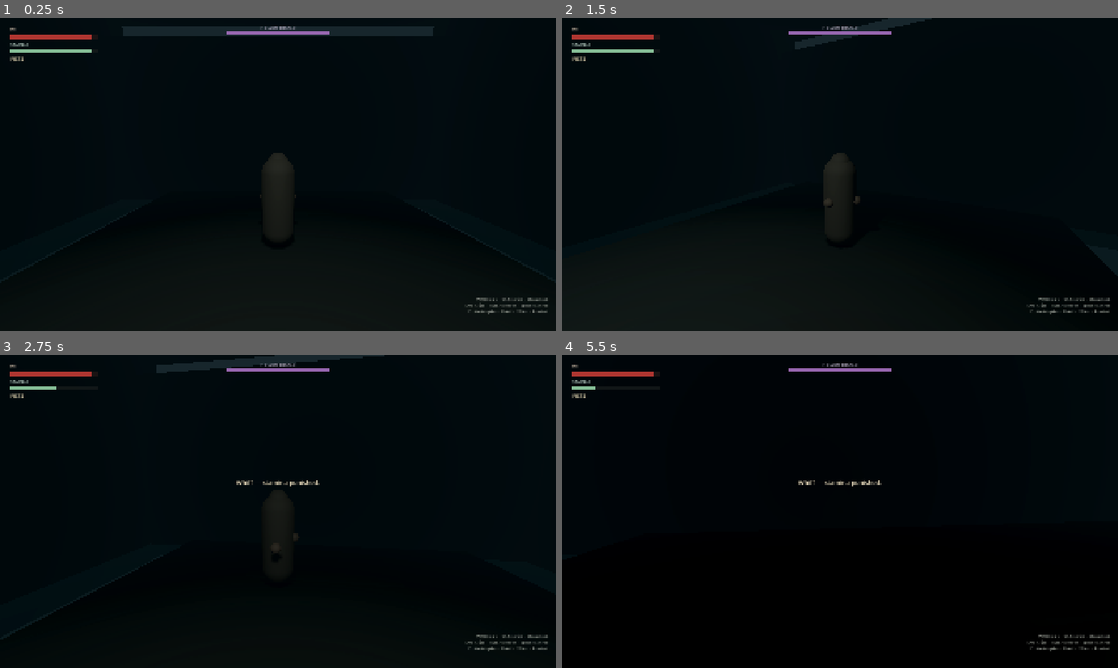
Above: before the commit, frames 1-4 (two rows, left to right).
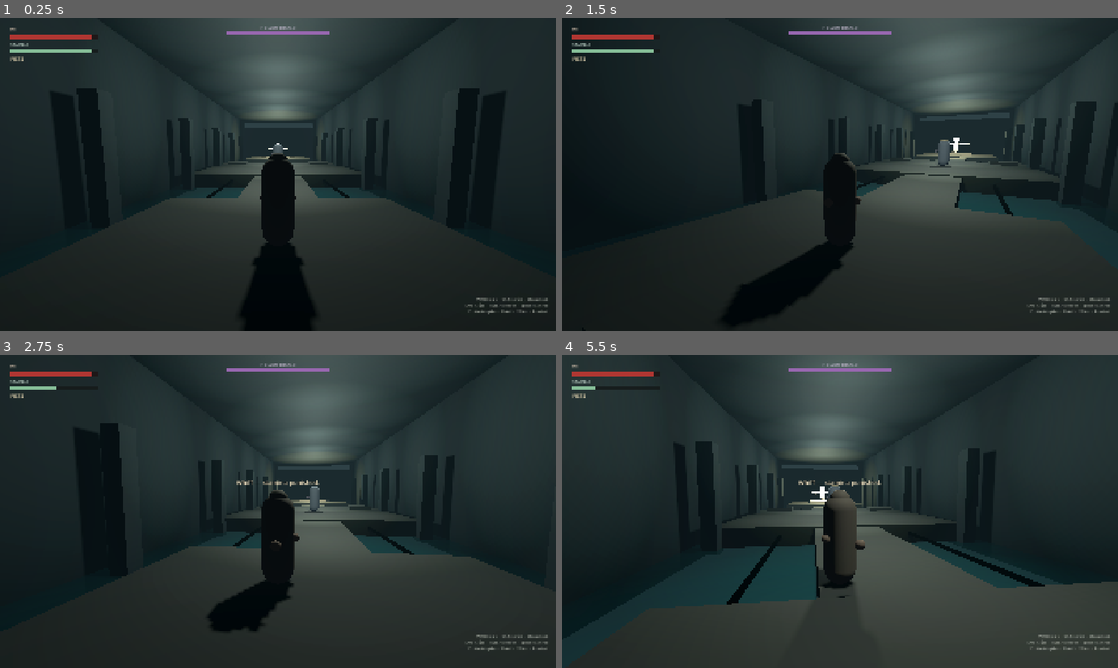
Above: after the commit, the same moments.

Repository: myat93/line7
Game: Godot game, scene res://main.tscn
The game is run twice, just before and just after one commit, with the same random seed, the same clock (stepped at 60 frames per second) and the same inputs.
Inputs (mouse positions are in pixels of both pictures, inside the frame that each line leads up to):
- Up to frame 1 (0.25 s): no input
- Up to frame 2 (1.5 s): tap Enter at 0.5 s; move the mouse to (867, 174) at 0.52 s; hold 1 (bind_ashpike) 0.53-1.28 s; hold W (move_forward) from 0.53 s (still down); click (867, 174) at 0.67 s; tap R (restart) at 1.25 s; move the mouse to (812, 174) at 1.27 s; tap 2 (bind_fists) at 1.35 s
- Up to frame 3 (2.75 s): keep holding W (move_forward); move the mouse to (289, 505) at 2.02 s; hold Right mouse button (heavy_attack) from 2.03 s (still down)
- Up to frame 4 (5.5 s): keep holding W (move_forward); tap R (restart) at 2.75, 3.5 s; move the mouse to (834, 517) at 2.77 s; release Right mouse button (heavy_attack) at 2.78 s; tap E (interact) at 2.85 s; click (834, 517) at 2.92 s; move the mouse to (878, 514) at 3.52 s; press the mouse at (878, 514) at 3.53 s; move the mouse to (795, 508) at 4.27 s; release the mouse at (795, 508) at 4.28 s; tap Space (roll) at 4.35 s; move the mouse to (845, 511) at 5.02 s; hold Shift (sprint) from 5.03 s (still down); click (845, 511) at 5.17 s

The runs differ from the first frame. In frame 1, 57% of the frame differs, in the area x 0-100%, y 0-80%; in frame 2, 60%; in frame 3, 78%; in frame 4, 93%, in the area x 0-100%, y 0-100%.

Commit message:
Face the tunnel at spawn and lift undercroft lighting
HE was staring at the back wall of Line 7; start looking toward the Herald and shrine, and raise strip / ambient light so the flooded platforms read on F5.

Co-authored-by: myat93 <myat93@users.noreply.github.com>

Diff:
--- a/characters/he/he.gd
+++ b/characters/he/he.gd
@@ -14,8 +14,8 @@
 var _attack: Dictionary = {}
 var _attack_hit: bool = false
 var _roll_dir: Vector3 = Vector3.FORWARD
-var _look_yaw: float = 0.0
-var _look_pitch: float = -0.18
+var _look_yaw: float = PI
+var _look_pitch: float = -0.12
 var _iframe: float = 0.0
 
 @onready var camera_pivot: Node3D = $CameraPivot
@@ -40,6 +40,8 @@
 	hurt.host = self
 	hurt.hit_received.connect(_on_hurt)
 	Input.set_mouse_mode(Input.MOUSE_MODE_CAPTURED)
+	mesh_root.rotation.y = PI
+	camera_pivot.rotation = Vector3(_look_pitch, _look_yaw, 0.0)
 	_refresh_stance_visual()
 	floor_snap_length = 0.3
 
--- a/ruins/line7_undercroft/line7_undercroft.gd
+++ b/ruins/line7_undercroft/line7_undercroft.gd
@@ -33,13 +33,13 @@
 	env.background_color = Color(0.035, 0.045, 0.055)
 	env.ambient_light_source = Environment.AMBIENT_SOURCE_COLOR
 	env.ambient_light_color = Color(0.16, 0.2, 0.24)
-	env.ambient_light_energy = 0.42
+	env.ambient_light_energy = 0.85
 	env.fog_enabled = true
-	env.fog_light_color = Color(0.1, 0.16, 0.18)
-	env.fog_density = 0.02
+	env.fog_light_color = Color(0.18, 0.26, 0.28)
+	env.fog_density = 0.012
 	env.volumetric_fog_enabled = true
-	env.volumetric_fog_density = 0.035
-	env.volumetric_fog_albedo = Color(0.16, 0.22, 0.24)
+	env.volumetric_fog_density = 0.018
+	env.volumetric_fog_albedo = Color(0.22, 0.3, 0.32)
 	env.glow_enabled = true
 	env.glow_intensity = 0.45
 	env.adjustment_enabled = true
@@ -65,9 +65,9 @@
 		_box(geometry, Vector3(6.6, 2.4, z), Vector3(0.7, 5.2, 0.7), CONCRETE, true)
 		var lamp := OmniLight3D.new()
 		lamp.position = Vector3(0, 5.6, z)
-		lamp.light_color = Color(0.72, 0.78, 0.7)
-		lamp.light_energy = 1.15
-		lamp.omni_range = 9.0
+		lamp.light_color = Color(0.82, 0.86, 0.78)
+		lamp.light_energy = 2.6
+		lamp.omni_range = 12.0
 		lamp.shadow_enabled = true
 		lights.add_child(lamp)
 
--- a/ruins/line7_undercroft/line7_undercroft.tscn
+++ b/ruins/line7_undercroft/line7_undercroft.tscn
@@ -17,8 +17,8 @@
 
 [node name="DirectionalLight3D" type="DirectionalLight3D" parent="."]
 transform = Transform3D(0.86, -0.36, 0.36, 0, 0.71, 0.71, -0.51, -0.61, 0.61, 0, 14, 6)
-light_color = Color(0.55, 0.62, 0.7, 1)
-light_energy = 0.35
+light_color = Color(0.7, 0.78, 0.82, 1)
+light_energy = 0.85
 shadow_enabled = true
 
 [node name="Geometry" type="Node3D" parent="."]
